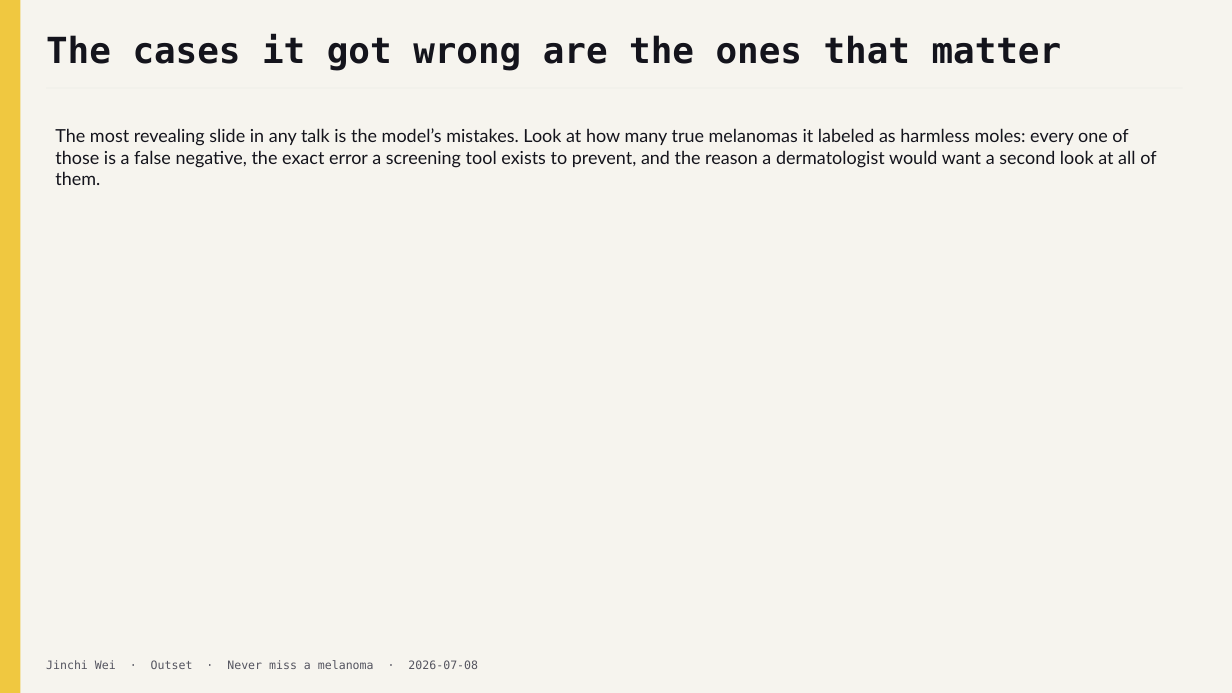
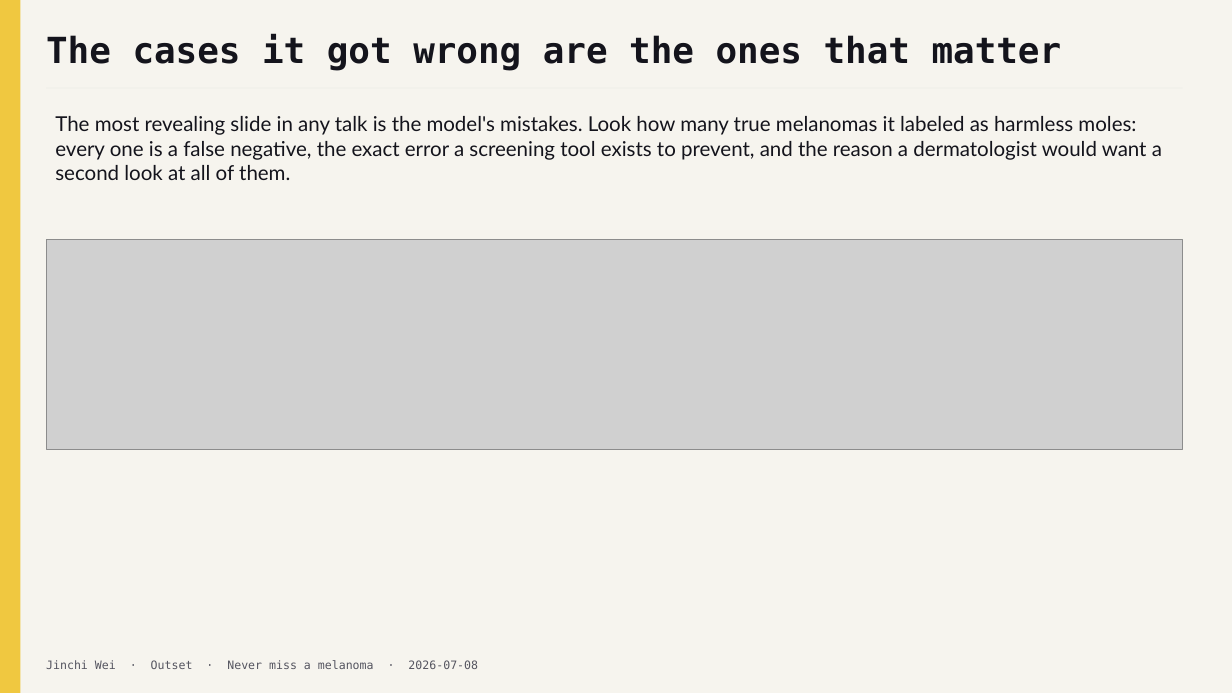
Before and after one commit to jinchiwei/outset-ai-healthcare, a slide deck: slide 14 of solutions/g2_skin_screening/slides/g2_skin_screening.pptx. Drawn at 1232x693 pixels with LibreOffice and Linux fonts; fonts in the diff are those of the drawing; grey boxes stand for pictures. Boxes give left, top, right and bottom in pixels: in the first picture for what was removed or moved away, otherwise in the second. Text is boxed around its words. In the diff, an @@ line names an element or a change of style, - is before the commit and + after.

```diff
--- a/solutions/g2_skin_screening/slides/g2_skin_screening.pptx
+++ b/solutions/g2_skin_screening/slides/g2_skin_screening.pptx
@@ text at (x1=55, y1=116, x2=1162, y2=180): text changed; size 14 to 16 pt @@
-The most revealing slide in any talk is the model’s mistakes. Look at how many true melanomas it labeled as harmless moles: every one of those is a false negative, the exact error a screening tool exists to prevent, and the reason a dermatologist would want a second look at all of them.
+The most revealing slide in any talk is the model's mistakes. Look how many true melanomas it labeled as harmless moles: every one is a false negative, the exact error a screening tool exists to prevent, and the reason a dermatologist would want a second look at all of them.
@@ picture added at (x1=46, y1=239, x2=1183, y2=449) @@
```
Also in this commit, not shown: 11 other slides changed, 3 other files.
